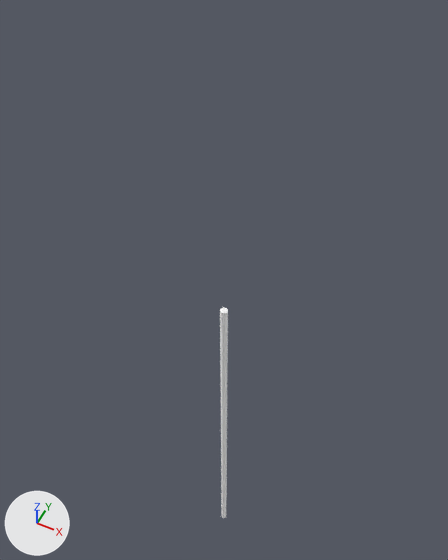
What one commit did to the glTF model public/assets/model/2/pillar_2.glb.
Camera for both pictures: a camera (50 mm lens) standing at (30.6, -52.3, 111.4) and looking at (-1.1, 11.1, 32.2). The lights are fixed; the arrows at lower left show +X, +Y and +Z. Vertices at the same position are counted once.

Objects in the first picture: 'pillar_2'.
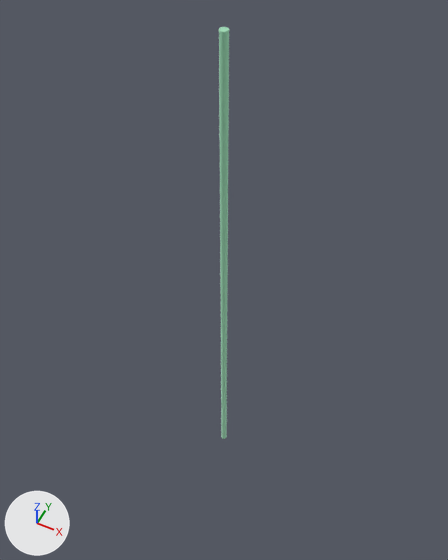
ob_node_1 is not drawn itself; it is the parent of ob_pillar_2.

The newer file is also rescaled (x1.037), turned or shifted as a whole; pictures and numbers use the older file's frame.

Pixel boxes (x1, y1, x2, y2) of what changed, in the pictures (448 x 560 px):
'pillar_2', recoloured, reshaped, moved, turned, rescaled (white to green): before (220, 307, 228, 518); after (219, 27, 229, 439)

The change, as a list of edits to the scene's bpy script:
```text
Change mat_fallback_material:
    mat_fallback_material.base_color: (1.0, 1.0, 1.0) -> (0.6, 0.894, 0.722)  # white #ffffff -> green #cbf3dd
Change me_pillar_2:
    where me_pillar_2.from_pydata(...)  # 38 vertices, 72 faces; spans x -23.0..23.0, y -3133.0..0.0, z -23.0..23.0
    used by ob_pillar_2; parent = ob_node_1; location = (0.0, 0.0, 0.0); scale = (0.0254, 0.0254, 0.0254)
    me_pillar_2 part 1: the whole mesh is multiplied about the mesh origin by the matrix ((0.856, 0.0, 0.0), (0.0, 1.037, 0.0), (0.0, 0.0, 0.856))
Change ob_node_1:
    ob_node_1.scale: (-1.0, -1.0, -1.0) -> (1.0, 1.0, 1.0)
    ob_node_1.location: (4.429, 0.00893, -40.38) -> (4.445, 0.0, 0.0)
    ob_node_1.rotation_euler: (1.571, 0.0, 0.0) -> (-1.571, 0.0, 0.0)  # degrees (90, 0, 0) -> degrees (-90, 0, 0)
```
